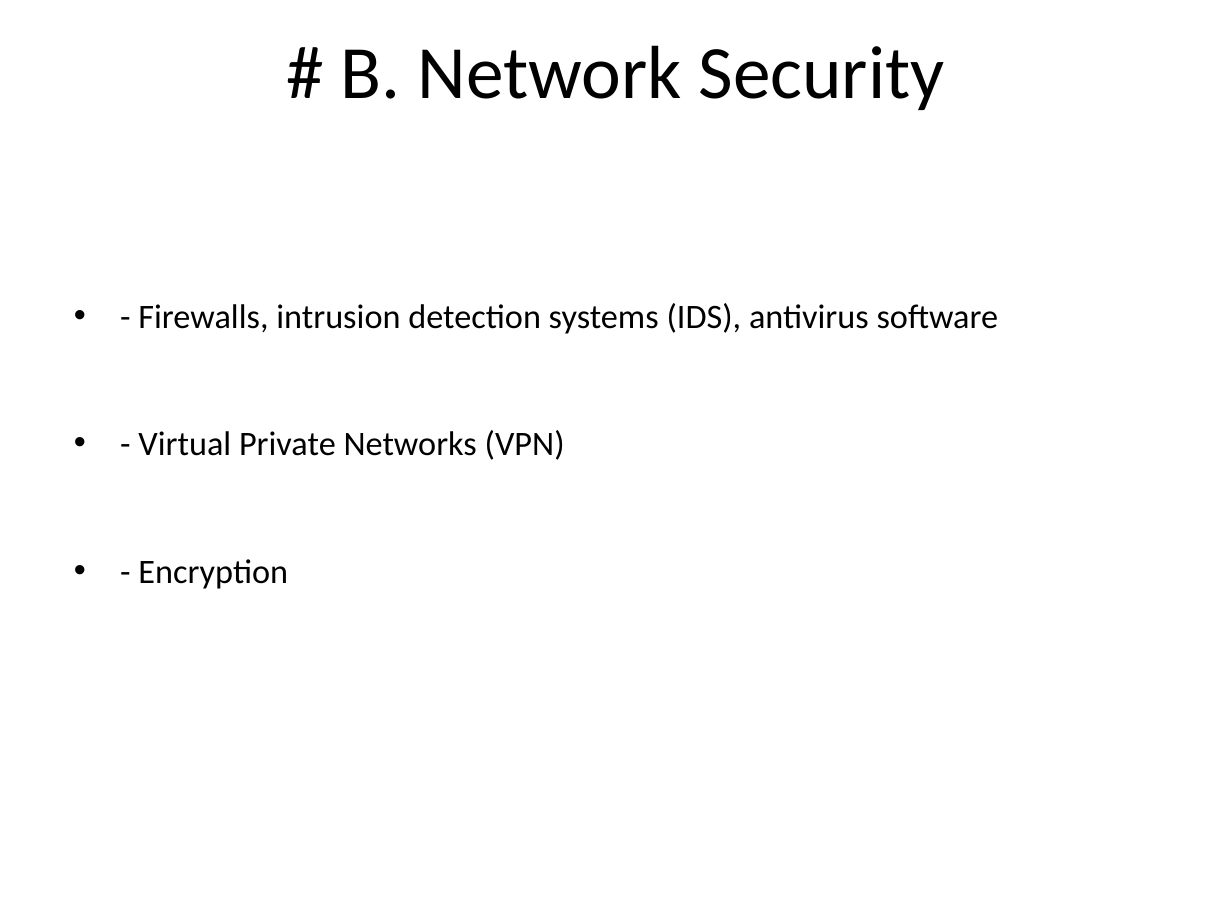
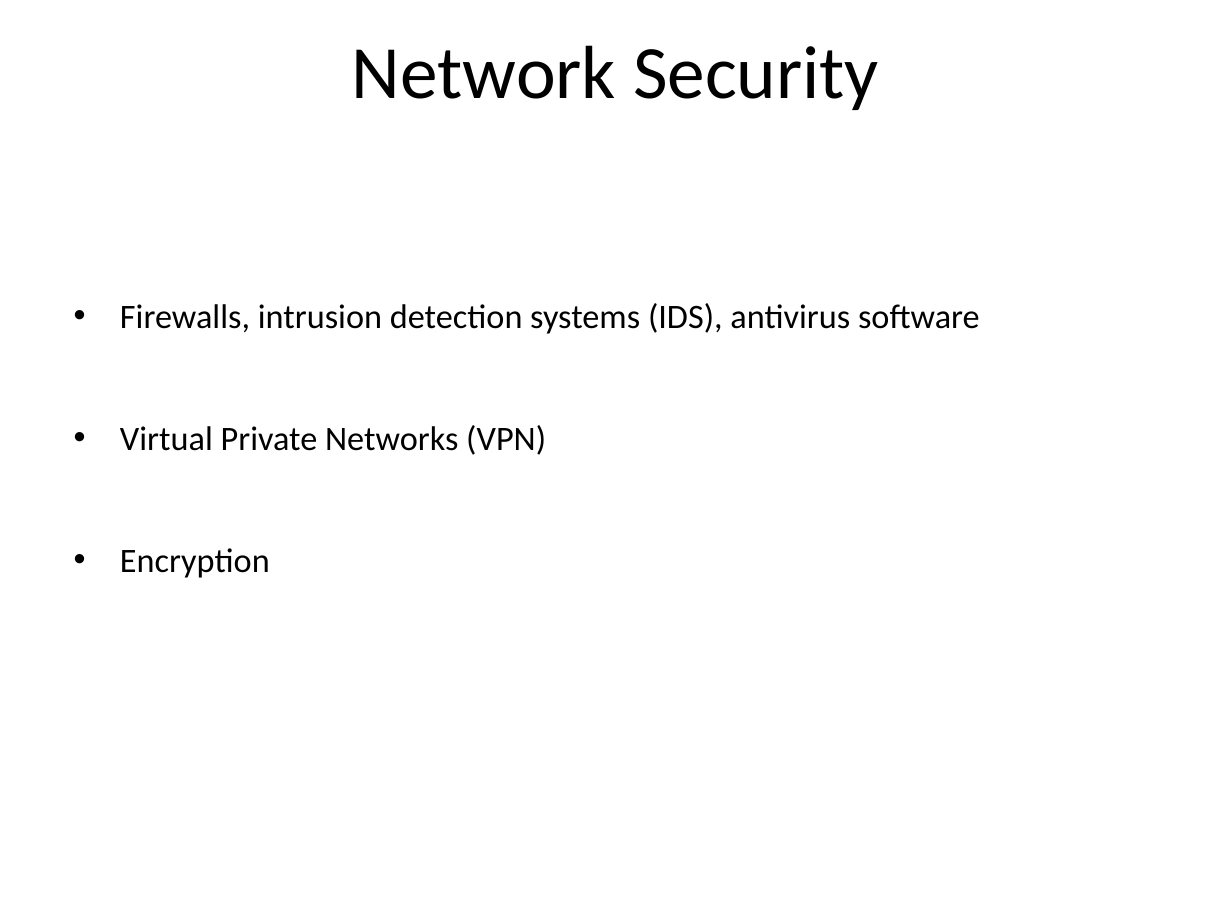
Before and after one commit to tal-training/secure-development, a slide deck: slide 17 of Day1/Introduction to Information Security/0-Introduction-to-Information-Security.md.pptx. Drawn at 1232x924 pixels with LibreOffice and Linux fonts; fonts in the diff are those of the drawing. Boxes give left, top, right and bottom in pixels: in the first picture for what was removed or moved away, otherwise in the second. Text is boxed around its words. In the diff, an @@ line names an element or a change of style, - is before the commit and + after.

```diff
--- a/Day1/Introduction to Information Security/0-Introduction-to-Information-Security.md.pptx
+++ b/Day1/Introduction to Information Security/0-Introduction-to-Information-Security.md.pptx
@@ title at (352, 45, 879, 110): text changed @@
-# B. Network Security
+Network Security
@@ text at (120, 303, 980, 578): text changed @@
-• - Firewalls, intrusion detection systems (IDS), antivirus software
-• - Virtual Private Networks (VPN)
-• - Encryption
+• Firewalls, intrusion detection systems (IDS), antivirus software
+• Virtual Private Networks (VPN)
+• Encryption
```
Also in this commit, not shown: 28 other slides changed, 6 other files.
